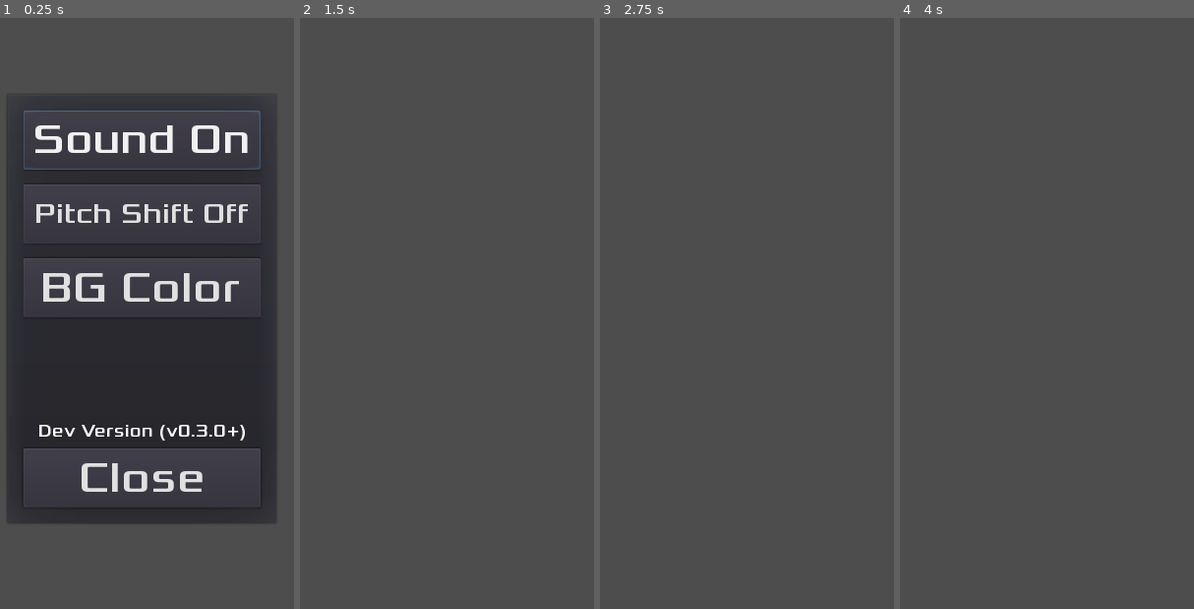
Above: before the commit, frames 1-4 (left to right).
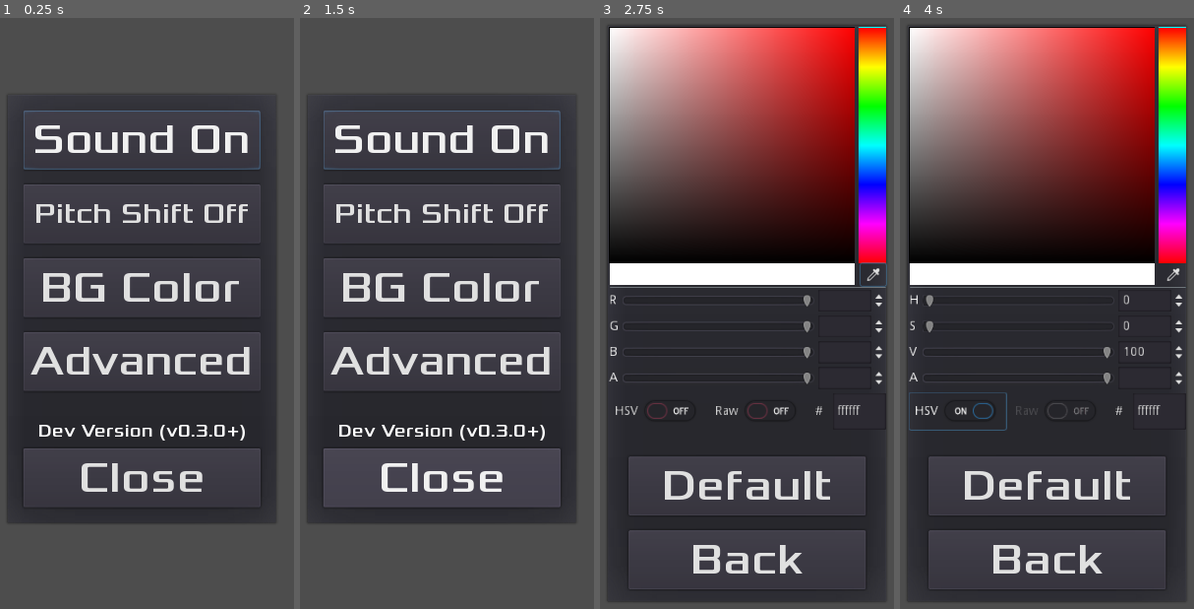
Above: after the commit, the same moments.

Repository: tomas7770/RunJump
Game: Godot game, scene res://scenes/SettingsHUD/SettingsHUD.tscn
The game is run twice, just before and just after one commit, with the same random seed, the same clock (stepped at 60 frames per second) and the same inputs. This scene is started directly instead of the project's main scene.
Inputs (mouse positions are in pixels of both pictures, inside the frame that each line leads up to):
- Up to frame 1 (0.25 s): no input
- Up to frame 2 (1.5 s): click (441, 360) at 0.5 s, where only the run after the commit has a clickable "Advanced"; click (441, 478) at 1.25 s, where only the run after the commit has a clickable "Back"
- Up to frame 3 (2.75 s): click (741, 289) at 2 s, where only the run after the commit has a clickable "BG Color"
- Up to frame 4 (4 s): click (1173, 272) at 2.77 s; click (955, 413) at 3.5 s, where only the run after the commit has a clickable "HSV"

The runs differ from the first frame. In frame 1, 2.6% of the frame differs, in the area x 8-89%, y 53-63%; in frame 2, 31%; in frame 3, 75%; in frame 4, 76%, in the area x 2-98%, y 1-99%.

Commit message:
Add advanced settings menu

Diff:
--- a/scenes/SettingsHUD/SettingsHUD.gd
+++ b/scenes/SettingsHUD/SettingsHUD.gd
@@ -4,6 +4,7 @@
 onready var settings_list = $HUD_Container/MainSettings/ScrollContainer/VBoxContainer
 onready var color_settings = $HUD_Container/ColorSettings
 onready var color_picker = $HUD_Container/ColorSettings/ColorPicker
+onready var adv_settings = $HUD_Container/AdvSettings
 
 func _ready():
 	GlobalVariables.resize_control_toSafeArea($HUD_Container)
@@ -15,7 +16,7 @@
 func _notification(what):
 	if what == MainLoop.NOTIFICATION_WM_QUIT_REQUEST \
 	or what == MainLoop.NOTIFICATION_WM_GO_BACK_REQUEST:
-		if color_settings.visible:
+		if _submenu_open():
 			_on_BackButton_pressed()
 		else:
 			_on_CloseButton_pressed()
@@ -31,6 +32,9 @@
 		settings_list.get_node("SFXShiftButton").text = str("Pitch Shift On")
 	else:
 		settings_list.get_node("SFXShiftButton").text = str("Pitch Shift Off")
+
+func _submenu_open():
+	return color_settings.visible or adv_settings.visible
 
 func _on_MuteButton_pressed():
 	var isMuted = GlobalVariables.sound_mute
@@ -49,9 +53,14 @@
 	color_settings.popup()
 	main_settings.hide()
 
+func _on_AdvButton_pressed():
+	adv_settings.popup()
+	main_settings.hide()
+
 func _on_BackButton_pressed():
 	main_settings.popup()
 	color_settings.hide()
+	adv_settings.hide()
 
 func _on_ColorPicker_color_changed(color):
 	VisualServer.set_default_clear_color(color)
--- a/scenes/SettingsHUD/SettingsHUD.tscn
+++ b/scenes/SettingsHUD/SettingsHUD.tscn
@@ -15,8 +15,8 @@
 size = 48
 font_data = ExtResource( 1 )
 
-[sub_resource type="DynamicFont" id=4]
-size = 36
+[sub_resource type="DynamicFont" id=7]
+size = 46
 font_data = ExtResource( 1 )
 
 [sub_resource type="DynamicFont" id=5]
@@ -67,7 +67,7 @@
 
 [node name="VBoxContainer" type="VBoxContainer" parent="HUD_Container/MainSettings/ScrollContainer"]
 margin_right = 258.0
-margin_bottom = 224.0
+margin_bottom = 304.0
 custom_constants/separation = 16
 
 [node name="MuteButton" type="Button" parent="HUD_Container/MainSettings/ScrollContainer/VBoxContainer"]
@@ -102,26 +102,14 @@
 "_edit_use_anchors_": false
 }
 
-[node name="ColorButton2" type="Button" parent="HUD_Container/MainSettings/ScrollContainer/VBoxContainer"]
-visible = false
+[node name="AdvButton" type="Button" parent="HUD_Container/MainSettings/ScrollContainer/VBoxContainer"]
 margin_top = 240.0
 margin_right = 258.0
 margin_bottom = 304.0
 rect_min_size = Vector2( 258, 64 )
-custom_fonts/font = SubResource( 3 )
-text = "FG Color"
-__meta__ = {
-"_edit_use_anchors_": false
-}
-
-[node name="ColorButton3" type="Button" parent="HUD_Container/MainSettings/ScrollContainer/VBoxContainer"]
-visible = false
-margin_top = 240.0
-margin_right = 258.0
-margin_bottom = 304.0
-rect_min_size = Vector2( 258, 64 )
-custom_fonts/font = SubResource( 4 )
-text = "Player Color"
+custom_fonts/font = SubResource( 7 )
+text = "Advanced"
+clip_text = true
 __meta__ = {
 "_edit_use_anchors_": false
 }
@@ -213,10 +201,56 @@
 "_edit_use_anchors_": false
 }
 
+[node name="AdvSettings" type="PopupDialog" parent="HUD_Container"]
+anchor_left = 0.5
+anchor_top = 0.5
+anchor_right = 0.5
+anchor_bottom = 0.5
+margin_left = -160.0
+margin_top = -240.0
+margin_right = 138.0
+margin_bottom = 230.0
+popup_exclusive = true
+__meta__ = {
+"_edit_use_anchors_": false
+}
+
+[node name="ScrollContainer" type="ScrollContainer" parent="HUD_Container/AdvSettings"]
+anchor_left = 0.5
+anchor_right = 0.5
+margin_left = -129.0
+margin_top = 20.0
+margin_right = 129.0
+margin_bottom = 350.0
+scroll_horizontal_enabled = false
+__meta__ = {
+"_edit_use_anchors_": false
+}
+
+[node name="VBoxContainer" type="VBoxContainer" parent="HUD_Container/AdvSettings/ScrollContainer"]
+custom_constants/separation = 16
+
+[node name="BackButton" type="Button" parent="HUD_Container/AdvSettings"]
+anchor_left = 0.5
+anchor_top = 1.0
+anchor_right = 0.5
+anchor_bottom = 1.0
+margin_left = -129.0
+margin_top = -84.0
+margin_right = 129.0
+margin_bottom = -20.0
+custom_fonts/font = SubResource( 3 )
+text = "Back"
+__meta__ = {
+"_edit_use_anchors_": false
+}
+
 [connection signal="pressed" from="HUD_Container/MainSettings/ScrollContainer/VBoxContainer/MuteButton" to="." method="_on_MuteButton_pressed"]
 [connection signal="pressed" from="HUD_Container/MainSettings/ScrollContainer/VBoxContainer/SFXShiftButton" to="." method="_on_SFXShiftButton_pressed"]
 [connection signal="pressed" from="HUD_Container/MainSettings/ScrollContainer/VBoxContainer/ColorButton" to="." method="_on_ColorButton_pressed"]
+[connection signal="pressed" from="HUD_Container/MainSettings/ScrollContainer/VBoxContainer/AdvButton" to="." method="_on_AdvButton_pressed"]
 [connection signal="pressed" from="HUD_Container/MainSettings/CloseButton" to="." method="_on_CloseButton_pressed"]
 [connection signal="color_changed" from="HUD_Container/ColorSettings/ColorPicker" to="." method="_on_ColorPicker_color_changed"]
 [connection signal="pressed" from="HUD_Container/ColorSettings/BackButton" to="." method="_on_BackButton_pressed"]
 [connection signal="pressed" from="HUD_Container/ColorSettings/DefaultButton" to="." method="_on_DefaultButton_pressed"]
+[connection signal="pressed" from="HUD_Container/AdvSettings/BackButton" to="." method="_on_BackButton_pressed"]
